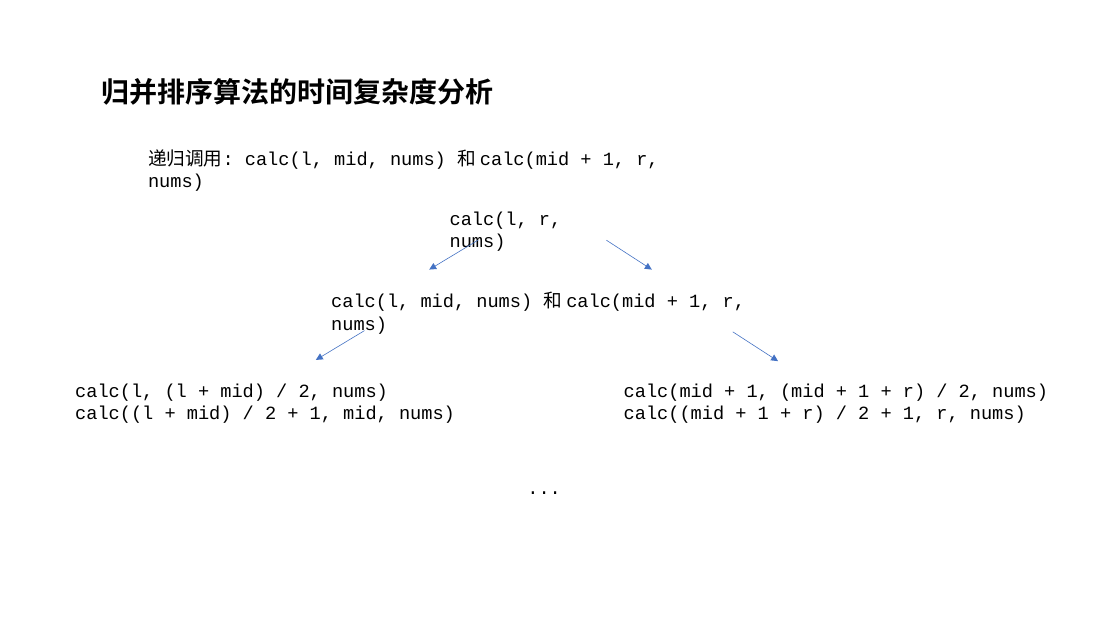
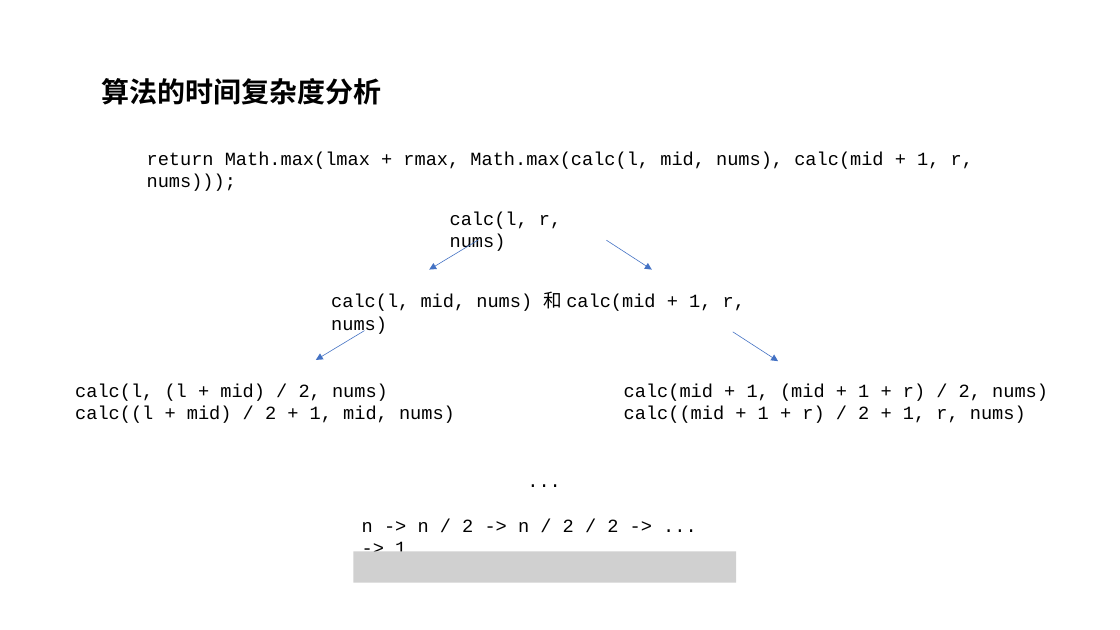
Before and after one commit to hemingqiao/algorithms, a slide deck: slide 4 of miao/LC15-three-sum(时间复杂度简介2).pptx. Drawn at 1120x630 pixels with LibreOffice and Linux fonts; fonts in the diff are those of the drawing; grey boxes stand for pictures. Boxes give left, top, right and bottom in pixels: in the first picture for what was removed or moved away, otherwise in the second. Text is boxed around its words. In the diff, an @@ line names an element or a change of style, - is before the commit and + after.

Commit message:
update

```diff
--- a/miao/LC15-three-sum(时间复杂度简介2).pptx
+++ b/miao/LC15-three-sum(时间复杂度简介2).pptx
@@ text at bbox=[101, 78, 381, 105]: text changed @@
-归并排序算法的时间复杂度分析
+算法的时间复杂度分析
@@ text at bbox=[147, 152, 973, 169]: text changed @@
-递归调用: calc(l, mid, nums) 和 calc(mid + 1, r, nums)
+return Math.max(lmax + rmax, Math.max(calc(l, mid, nums), calc(mid + 1, r, nums)));
@@ text "...": place and size @@
-text "..." at bbox=[519, 472, 571, 503]
+text "..." at bbox=[519, 465, 571, 496]
@@ text added at bbox=[362, 519, 618, 552], 16 pt, text #000000 @@
+n -> n / 2 -> n / 2 / 2 -> ... -> 1
@@ picture added at bbox=[354, 552, 736, 583] @@
```
Also in this commit, not shown: 3 other slides changed, 8 slides added, 1 slide removed.
